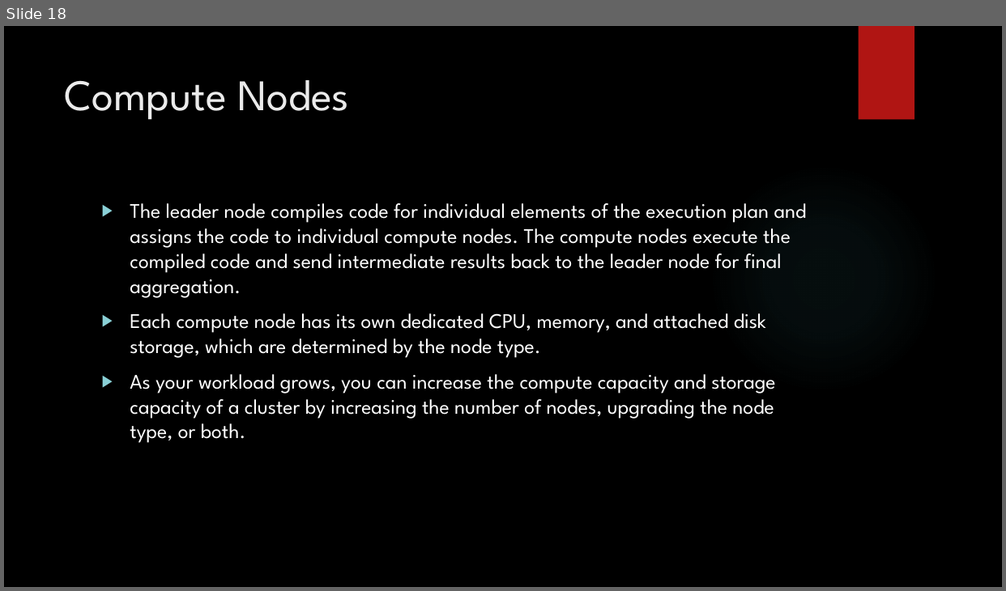
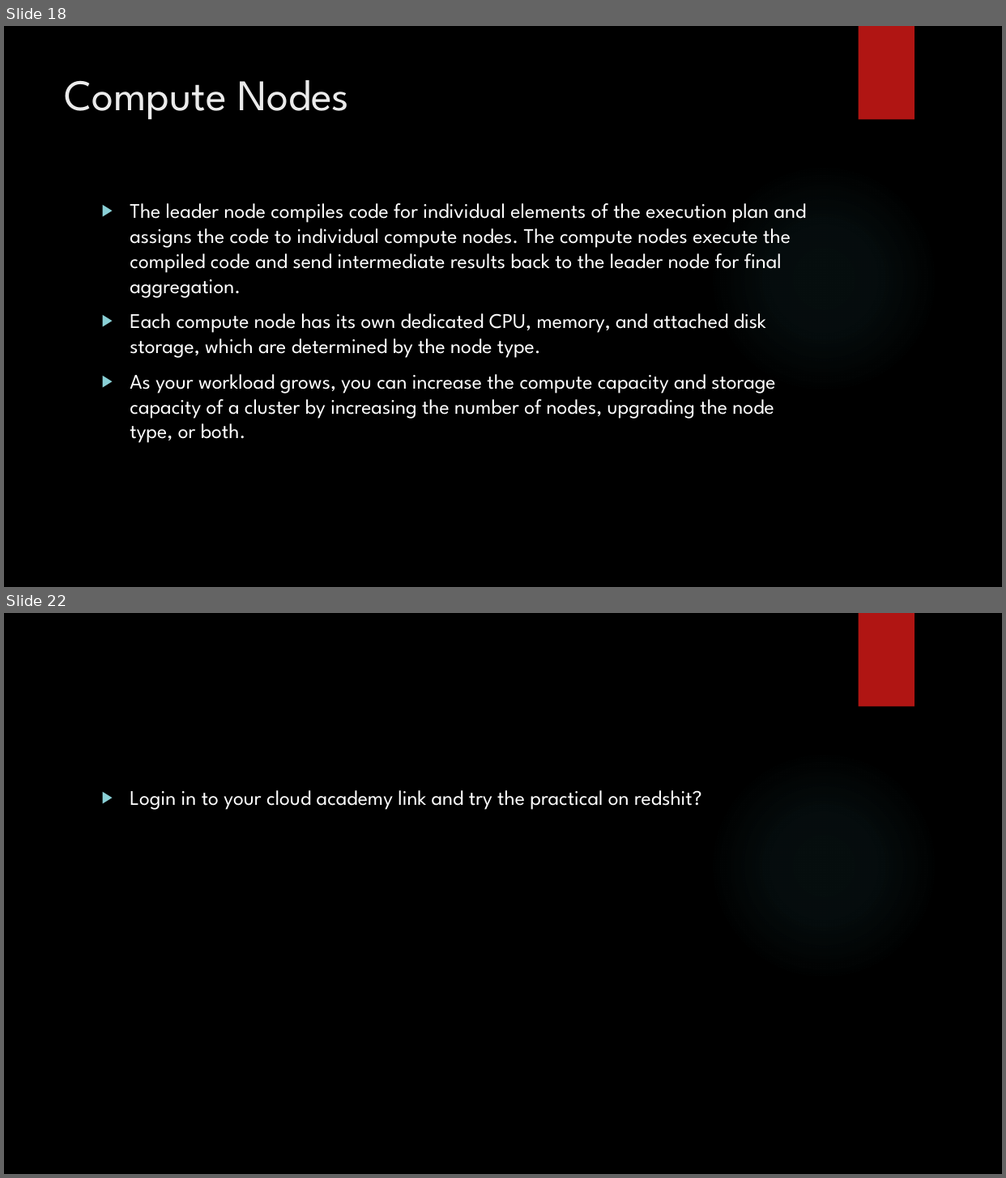
Before and after one commit to karthick1808/Hadoop, a slide deck: RedShift.pptx. Shown one above the other, each under a label of ours: slide 18 before the commit, slides 18 and 22 after it; the slides between them are not shown. The pictures are 1006x591 and 1006x1178 pixels, drawn with LibreOffice and Linux fonts; fonts in the diff are those of the drawing; background and template pictures are left out. Boxes give left, top, right and bottom in pixels: in the first picture for what was removed or moved away, otherwise in the second. Text is boxed around its words. In the diff, an @@ line names an element or a change of style, - is before the commit and + after.

```diff
--- a/RedShift.pptx
+++ b/RedShift.pptx
@@ slide 22 added at [4, 613, 1002, 1174], background picture (left out); not listed: 2 template elements that a slide beside it also shows @@
@@ text added at [130, 790, 702, 810], 20 pt, text #FFFFFF @@
+▶ Login in to your cloud academy link and try the practical on redshit?
```
Also in this commit, not shown: 6 other slides added, 4 other files.
